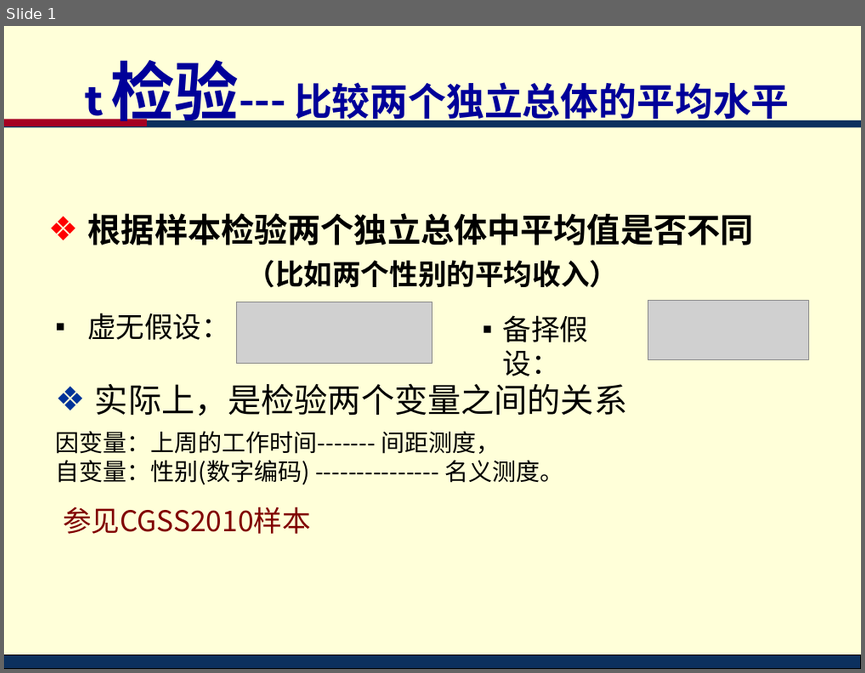
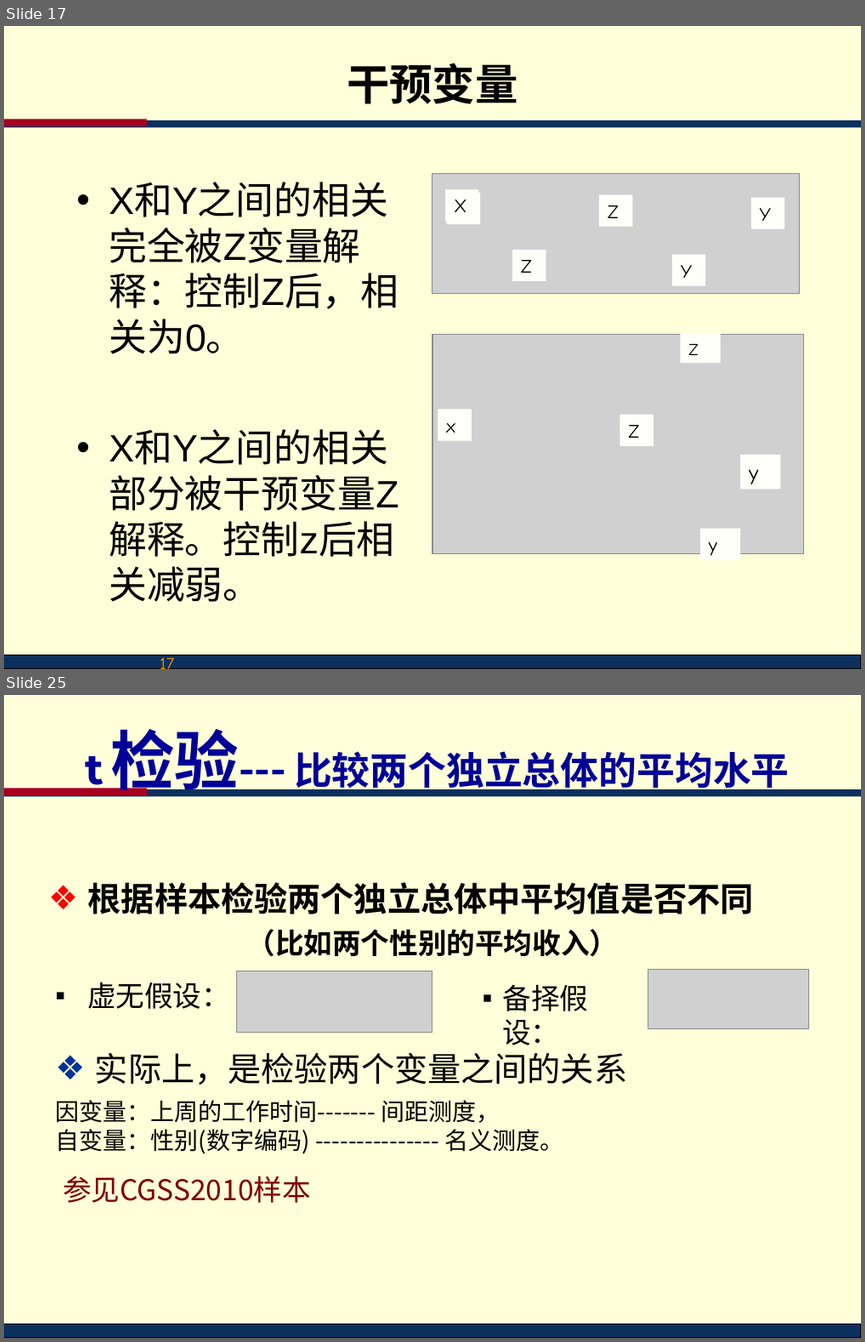
Before and after one commit to lidingruc/2018R, a slide deck: l09test/test.ppt. Shown one above the other, each under a label of ours: slide 1 before the commit, slides 17 and 25 after it; the slides between them are not shown. The pictures are 865x673 and 865x1342 pixels, drawn with LibreOffice and Linux fonts; fonts in the diff are those of the drawing; grey boxes stand for pictures; background and template pictures are left out. Boxes give left, top, right and bottom in pixels: in the first picture for what was removed or moved away, otherwise in the second. Text is boxed around its words. In the diff, an @@ line names an element or a change of style, - is before the commit and + after.

```diff
--- a/l09test/test.ppt
+++ b/l09test/test.ppt
@@ slide 17 added at (4,26,861,669), background #FFFFD9; not listed: 3 template elements that a slide beside it also shows @@
@@ title added at (347,63,518,104), 36 pt, text #000000, bold @@
+干预变量
@@ picture added at (432,173,799,295) @@
@@ text added at (109,272,398,601), 32 pt, text #000000 @@
+• X和Y之间的相关完全被Z变量解释：控制Z后，相关为0。
+• X和Y之间的相关部分被干预变量Z解释。控制z后相关减弱。
@@ group added at (432,190,803,560): 11 rectangles, 1 picture @@
+Z
+Z
+y
+y
+Z
+Z
+X
+Z
+Y
+Y
+x
@@ page number added at (33,648,183,669), 14 pt, text #FF9900 @@
+17
@@ what was slide 1 is now slide 25 @@
```
Also in this commit, not shown: 1 slide changed, 23 other slides added, 48 other files.
